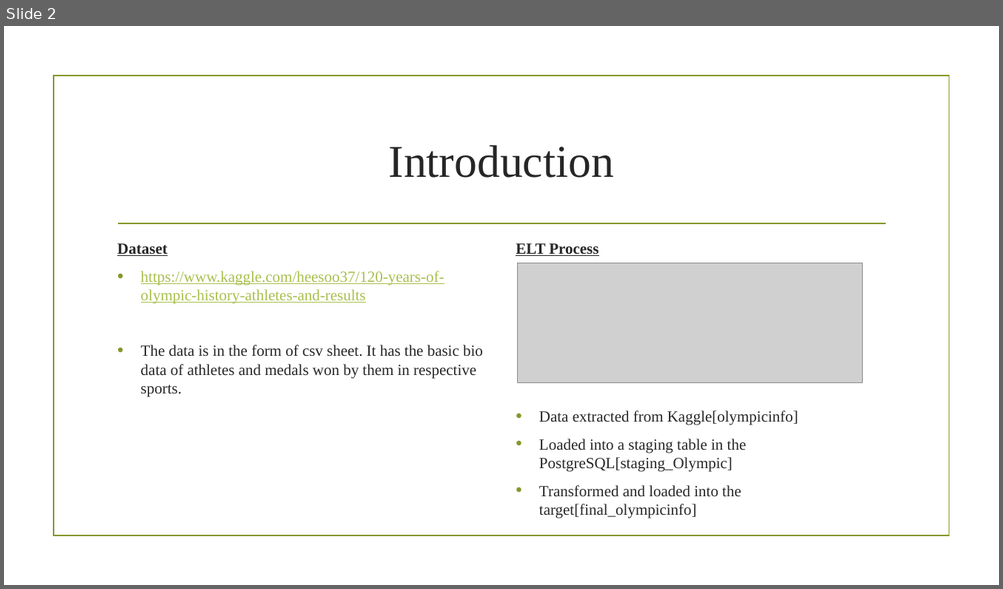
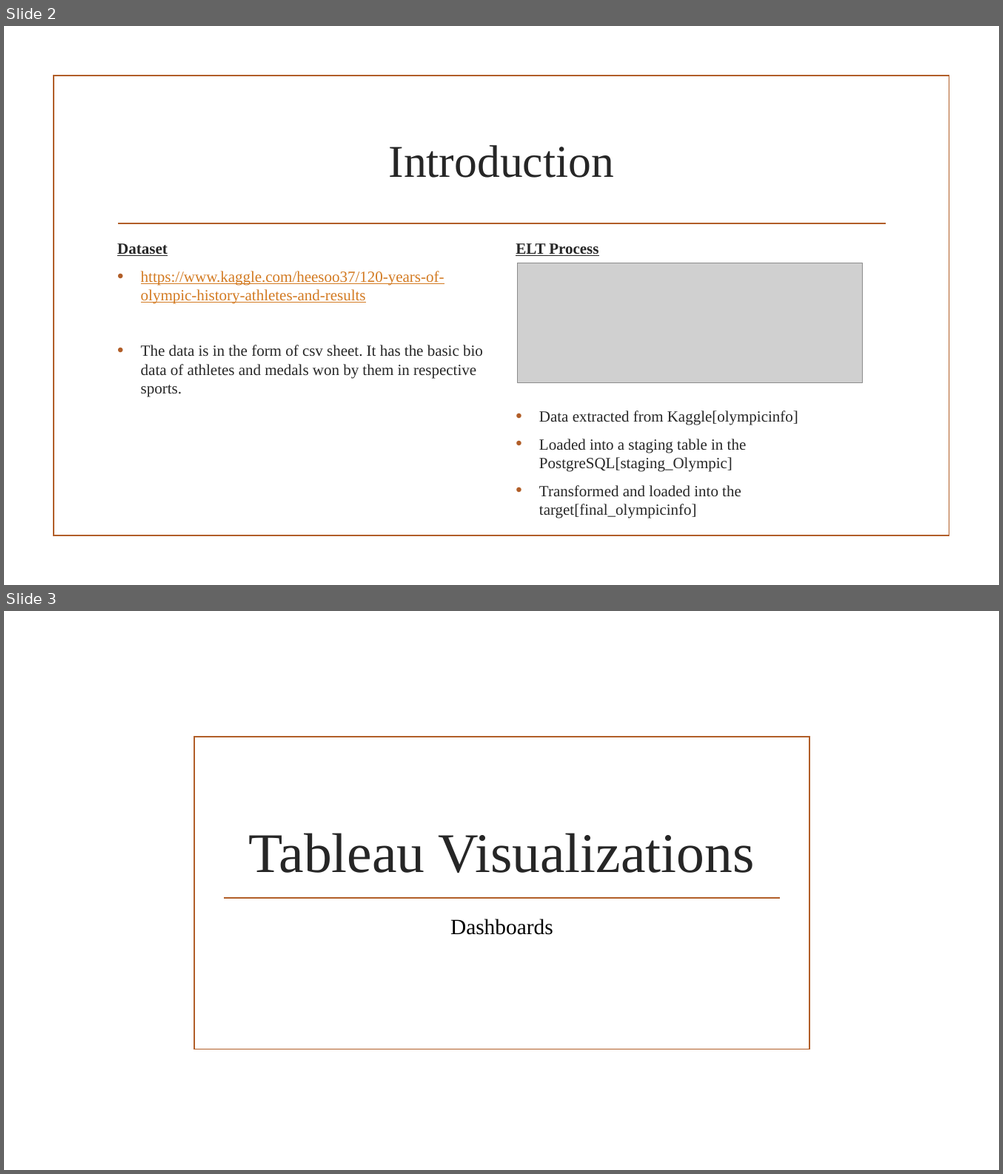
Before and after one commit to shwam25/Project_Tableau, a slide deck: Presentation.pptx. Shown one above the other, each under a label of ours: slide 2 before the commit, slides 2 and 3 after it. The pictures are 1003x589 and 1003x1174 pixels, drawn with LibreOffice and Linux fonts; fonts in the diff are those of the drawing; grey boxes stand for pictures; background and template pictures are left out. Boxes give left, top, right and bottom in pixels: in the first picture for what was removed or moved away, otherwise in the second. Text is boxed around its words. In the diff, an @@ line names an element or a change of style, - is before the commit and + after.

```diff
--- a/Presentation.pptx
+++ b/Presentation.pptx
@@ slide 3 added at (x1=4, y1=611, x2=999, y2=1170), background picture (left out) @@
@@ rectangle added at (x1=194, y1=737, x2=810, y2=1050), outline #B15E28 1.25 pt @@
@@ title added at (x1=249, y1=833, x2=754, y2=873), 54 pt, text #262626 @@
+Tableau Visualizations
@@ line added from (223, 898) to (780, 898), #B15E28 1.25 pt @@
@@ subtitle added at (x1=450, y1=919, x2=553, y2=935), 21 pt, text #000000 @@
+Dashboards
@@ slide 2 changed as well @@
@@ rectangle at (x1=54, y1=76, x2=948, y2=537): outline #83992A 1.25 pt to #B15E28 1.25 pt @@
@@ line (118, 224) - (885, 224): stroke #83992A 1.25 pt to #B15E28 1.25 pt @@
@@ text at (x1=141, y1=271, x2=483, y2=397): text colour #A8BF4D to #D37A21 in "https://www.kaggle.com/heesoo37/120-years-of-olympic-history ..."; bullet colour #83992A to #B15E28 @@
```
Also in this commit, not shown: 3 other slides changed, 14 other slides added, 21 slides removed.
